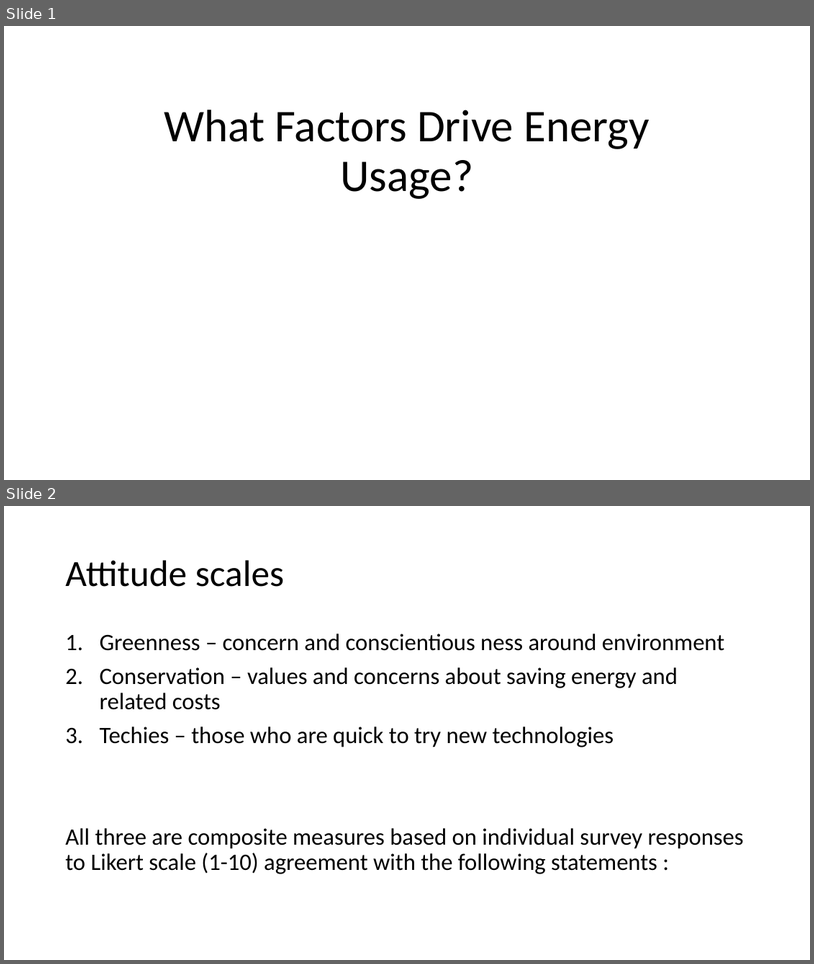
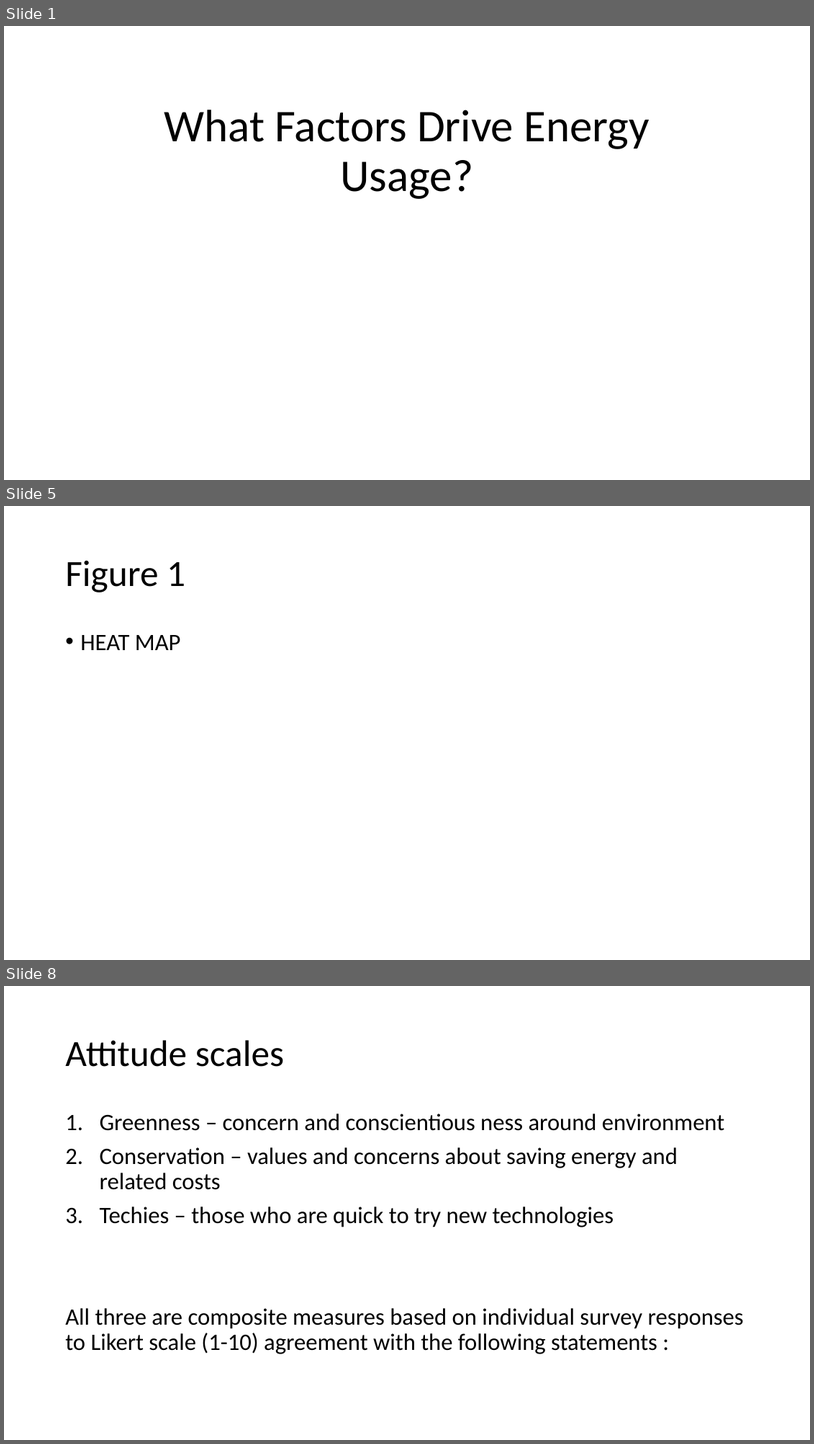
Before and after one commit to evanej/project-1, a slide deck: PPT Draft.pptx. Shown one above the other, each under a label of ours: slides 1 and 2 before the commit, slides 1, 5 and 8 after it; the slides between them are not shown. The pictures are 814x964 and 814x1444 pixels, drawn with LibreOffice and Linux fonts; fonts in the diff are those of the drawing. Boxes give left, top, right and bottom in pixels: in the first picture for what was removed or moved away, otherwise in the second. Text is boxed around its words. In the diff, an @@ line names an element or a change of style, - is before the commit and + after.

```diff
--- a/PPT Draft.pptx
+++ b/PPT Draft.pptx
@@ slide 5 added at bbox=[4, 506, 810, 960], background #FFFFFF @@
@@ title added at bbox=[65, 560, 185, 592], 44 pt, text #000000 @@
+Figure 1
@@ text added at bbox=[80, 635, 181, 650], 28 pt, text #000000 @@
+• HEAT MAP
@@ what was slide 2 is now slide 8 @@
```
Also in this commit, not shown: 12 other slides added.
